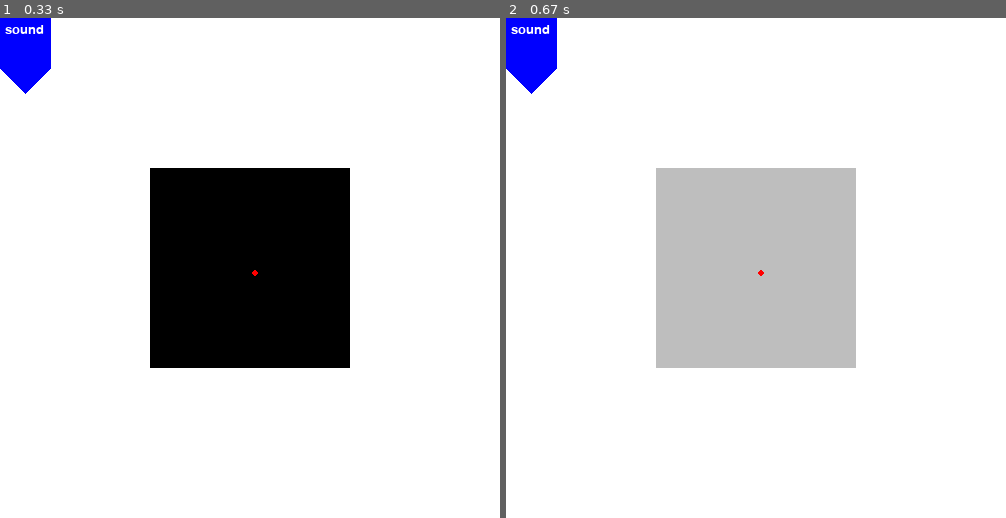
Above: before the commit, frames 1-2 (left to right).
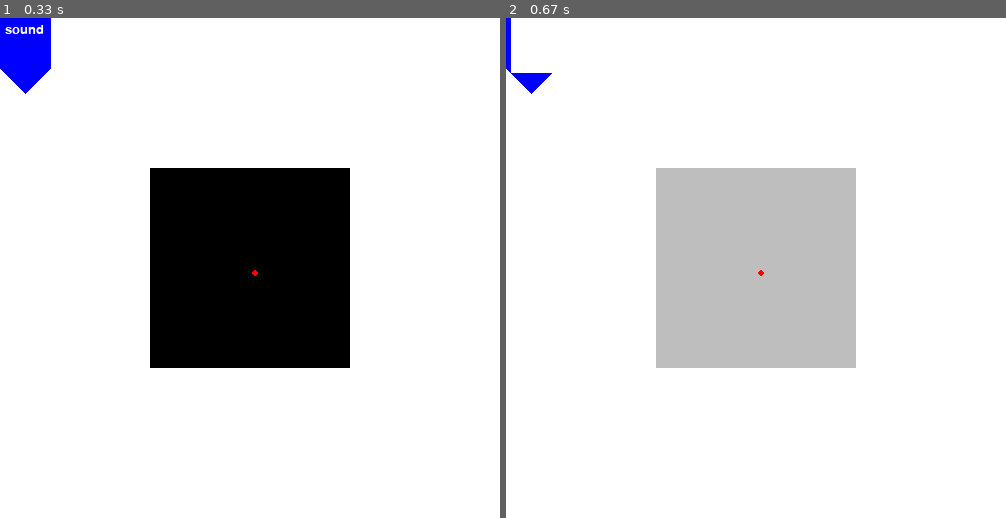
Above: after the commit, the same moments.

Repository: tomejib/pygameFirst
Game: pygame game, started from פתרון.py
Same seed, same stepped clock (60 frames per second), same inputs: the game is played once before the commit and once after it.
Inputs (mouse positions are in pixels of both pictures, inside the frame that each line leads up to):
- Up to frame 1 (0.33 s): no input
- Up to frame 2 (0.67 s): click (756, 268) at 0.38 s

Frame 1 is identical in both runs. In frame 2, 1.0% of the frame differs, in the area x 1-11%, y 0-11%.

Commit message:
15.1.2023

Diff:
--- /dev/null
+++ b/rectGame.py
@@ -0,0 +1,39 @@
+from shapeGame import shape
+import pygame
+
+
+class Rect(shape):
+
+    _height = 0  # hight rectangle
+    _width = 0  # width rectangle
+    _screen = None  # screen
+    _border = 0  # border of shape
+
+    def __init__(self, color, x, y, screen, width, height, border):
+
+        super().__init__(color,  x, y)
+        self._width = width
+        self._height = height
+        self._screen = screen
+        self._border = border
+
+    # drwaing rectangle
+    def draw(self):
+        pygame.draw.rect(self._screen, self._color, [
+                         self._x, self._y, self._width, self._height],  self._border)
+
+    def _height(self):
+        return self._height
+
+    def get_width(self):
+        return self._width
+
+    def get_screen(self):
+        return self._screen
+
+    def get_border(self):
+        return self._border
+
+    # is value in
+    def inArea(self, x, y):
+        return self.x <= x <= self.x + self.width and self.y <= y <= self.y + self.height
--- /dev/null
+++ b/shapeGame.py
@@ -0,0 +1,24 @@
+from abc import ABC, abstractmethod
+# abstarkt class shape
+
+
+class shape(ABC):
+    _x = 0  # x place
+    _y = 0  # y place
+    _screen = None #screen place
+    _color = "black"
+    @abstractmethod
+    def __init__(self, color , x, y ):
+        self._x = x
+        self.y = y
+        self._color = color
+
+    def get_x(self):
+        return self._x
+
+    def get_y(self):
+        return self._y
+
+
+    def __str__(self):
+        return "x : %{self.x}, y : %{self.y}, in screen: %{self.screen}"
--- a/פתרון.py
+++ b/פתרון.py
@@ -1,5 +1,6 @@
 # imports pygame library
 from time import sleep
+from rectGame import Rect
 import pygame
 pygame.init()  # intaling py game
 
@@ -13,6 +14,8 @@
 
     # Fill the background with white
     screen.fill((255, 255, 255))
+
+    a = Rect("white",5,5,screen, 55, 55, 0)
 
     # drawing
     # Draw a black rectangle in the chanter
@@ -36,17 +39,19 @@
     # vhange now to gray
     change = True
     while running:
-
         for event in pygame.event.get():  # alll events
 
             if event.type == pygame.QUIT:  # quit
                 running = False
+
 
             # event clicked
             if event.type == pygame.MOUSEBUTTONUP:
                 pos = pygame.mouse.get_pos()
 
                 if 150 < pos[0] < 350 and 150 < pos[1] < 350:
+
+
 
                     if (change):  # draw gray rectangle
                         pygame.draw.rect(screen, "gray", [150, 150, 200, 200])
@@ -71,6 +76,7 @@
 
                 # Draw a red blue circle in the center
                 pygame.draw.circle(screen, "red", [255, 255], 3)
+                a.draw()
                 print(pos)
 
         pygame.display.flip()
